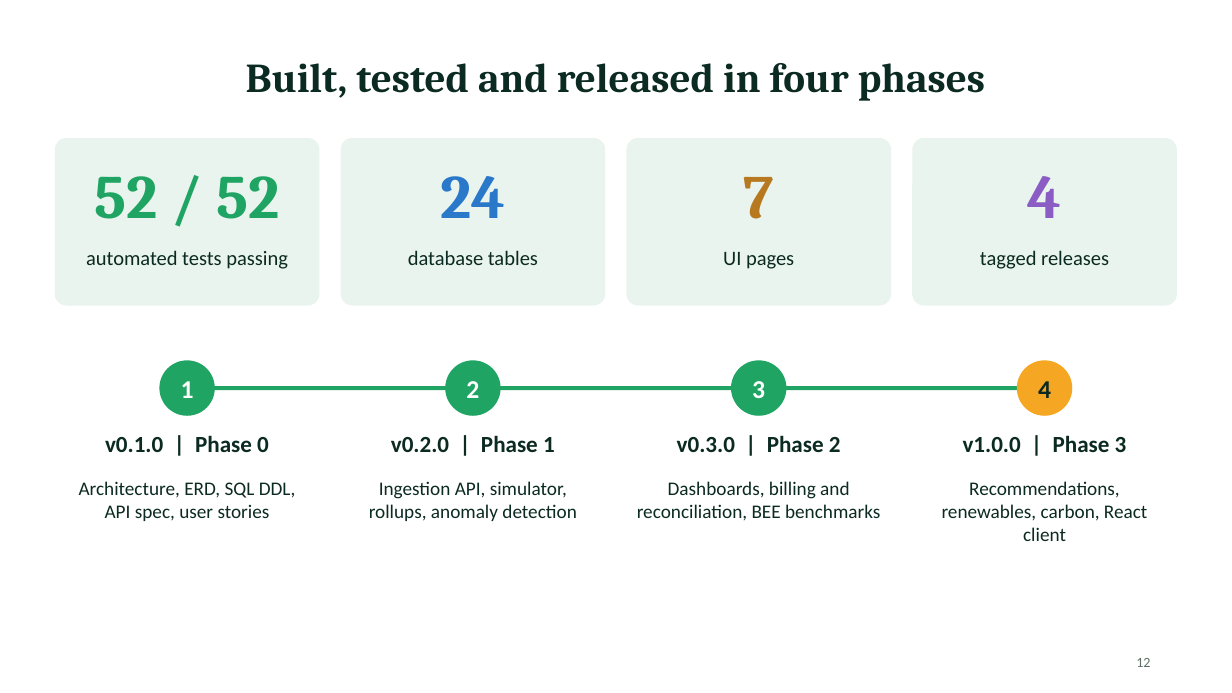
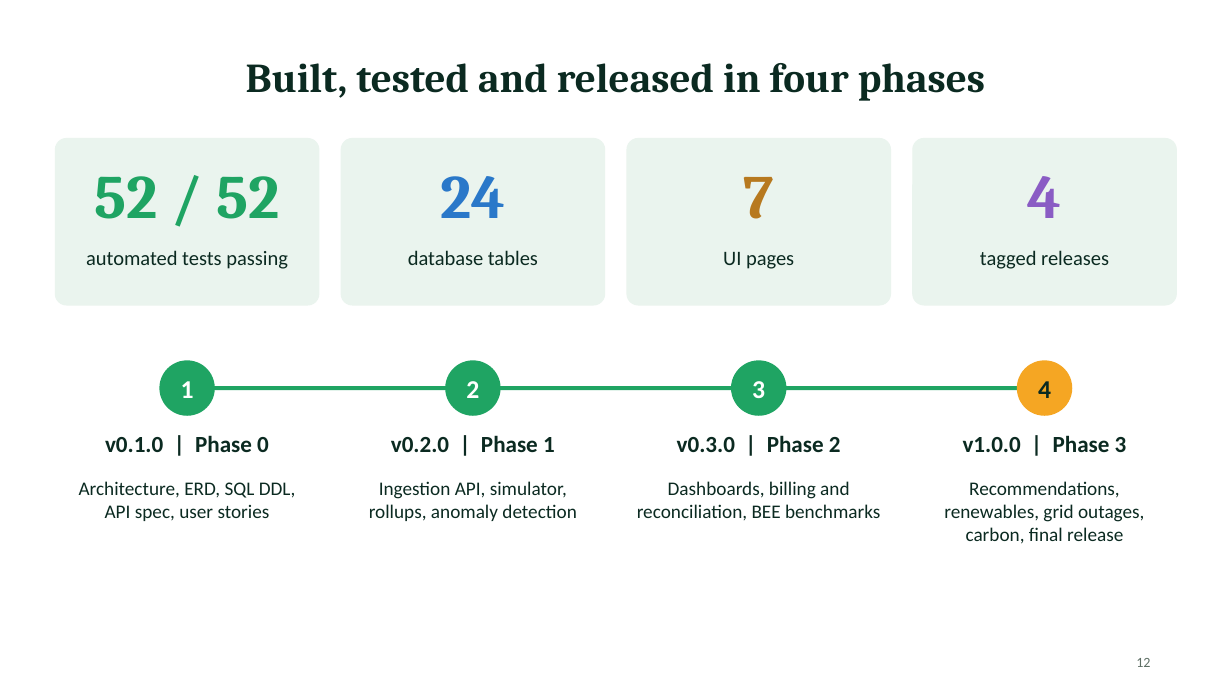
Before and after one commit to Priyanshu2068/mca2-fsdpython-greengrid, a slide deck: slide 12 of docs/GreenGrid_Presentation_v3.pptx. Drawn at 1232x693 pixels with LibreOffice and Linux fonts; fonts in the diff are those of the drawing. Boxes give left, top, right and bottom in pixels: in the first picture for what was removed or moved away, otherwise in the second. Text is boxed around its words. In the diff, an @@ line names an element or a change of style, - is before the commit and + after.

Commit message:
docs: align deck phase timeline with release tags

```diff
--- a/docs/GreenGrid_Presentation_v3.pptx
+++ b/docs/GreenGrid_Presentation_v3.pptx
@@ text at [944,481,1144,544]: text changed @@
-Recommendations, renewables, carbon, React client
+Recommendations, renewables, grid outages, carbon, final release
```
